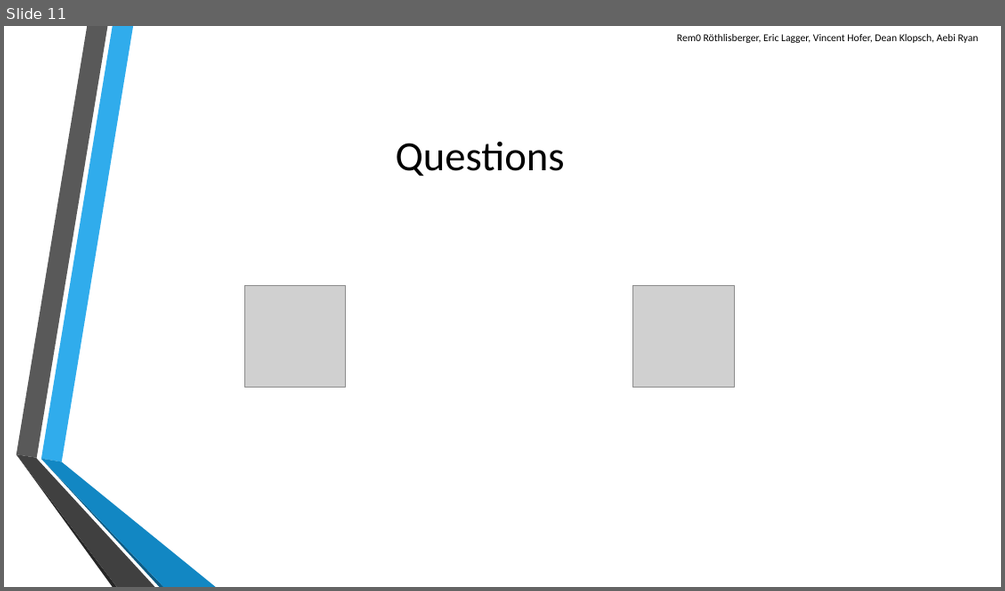
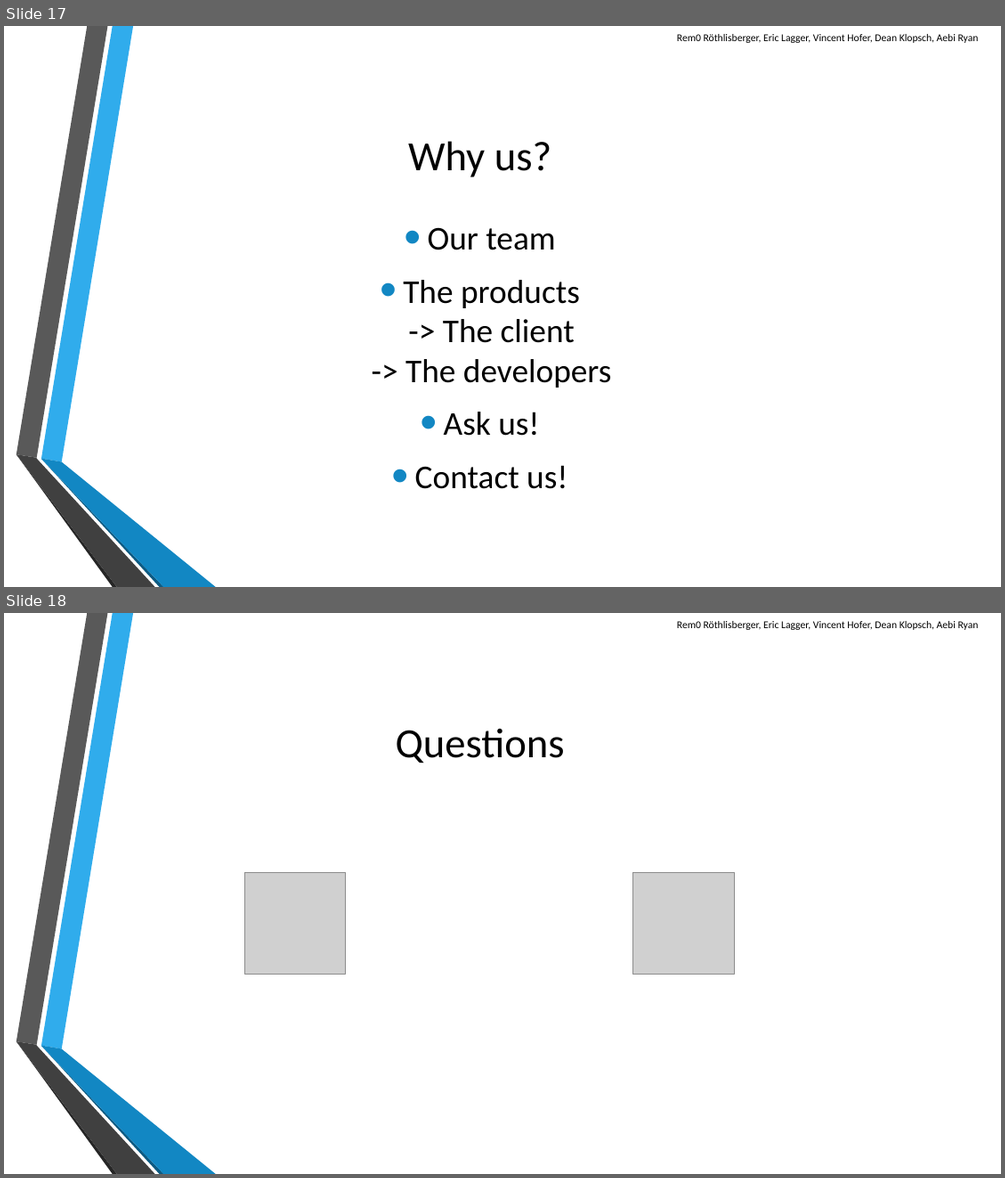
Before and after one commit to scg-unibe-ch/ese2016-team8, a slide deck: baseProject/presentation/Presentation-Team8.pptx. Shown one above the other, each under a label of ours: slide 11 before the commit, slides 17 and 18 after it. The pictures are 1005x591 and 1005x1178 pixels, drawn with LibreOffice and Linux fonts; fonts in the diff are those of the drawing; grey boxes stand for pictures; background and template pictures are left out. Boxes give left, top, right and bottom in pixels: in the first picture for what was removed or moved away, otherwise in the second. Text is boxed around its words. In the diff, an @@ line names an element or a change of style, - is before the commit and + after.

```diff
--- a/baseProject/presentation/Presentation-Team8.pptx
+++ b/baseProject/presentation/Presentation-Team8.pptx
@@ slide 17 added at <box>4,26,1001,587</box>, background picture (left out); not listed: 6 template elements that a slide beside it also shows @@
@@ text added at <box>677,34,979,43</box>, 10 pt, text #000000 @@
+Rem0 Röthlisberger, Eric Lagger, Vincent Hofer, Dean Klopsch, Aebi Ryan
@@ title added at <box>408,141,551,177</box>, 40 pt, text #000000 @@
+Why us?
@@ text added at <box>403,227,612,489</box>, 32 pt, text #000000 @@
+• Our team
+• The products
+  -> The client
+  -> The developers
+• Ask us!
+• Contact us!
@@ what was slide 11 is now slide 18 @@
```
Also in this commit, not shown: 6 other slides added, 5 other files.
